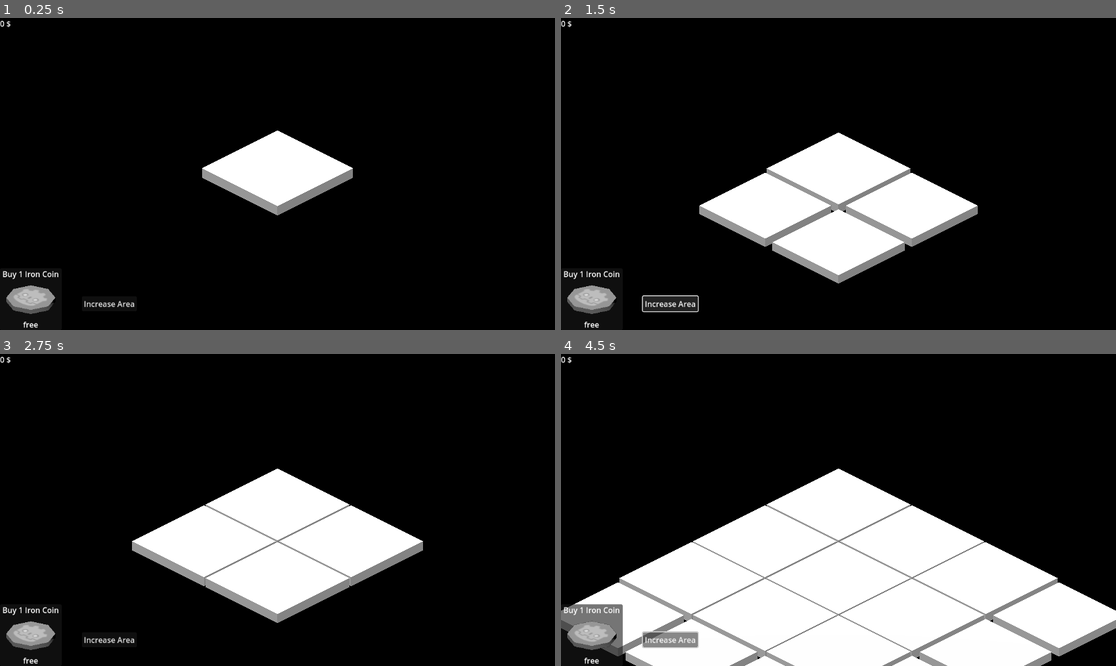
Above: before the commit, frames 1-4 (two rows, left to right).
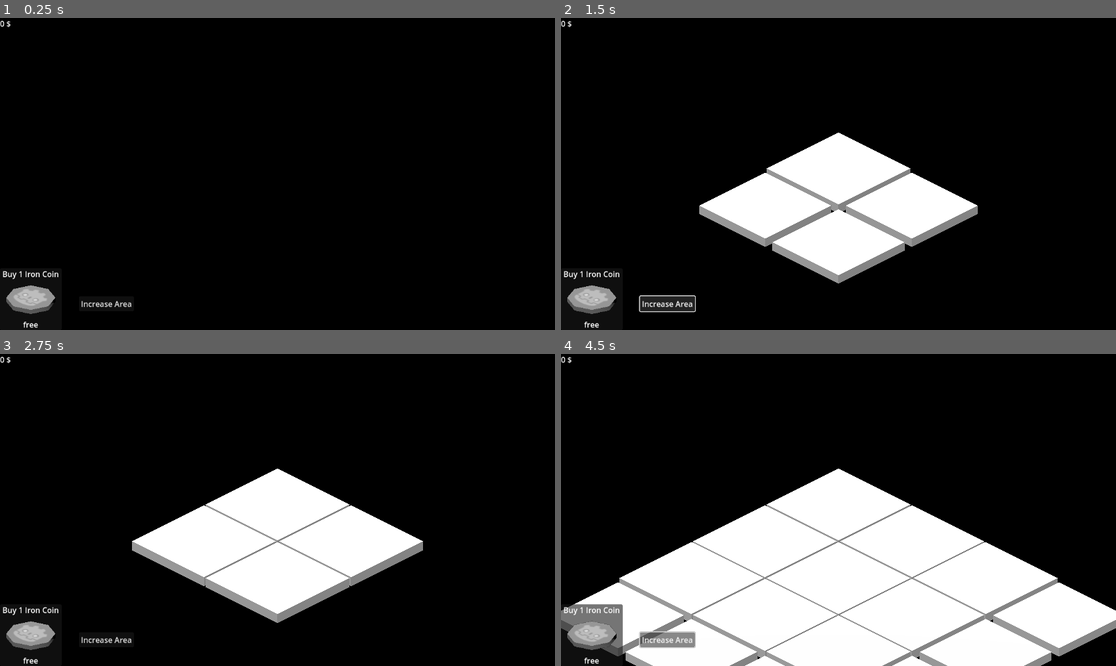
Above: after the commit, the same moments.

Repository: Plagiatus/JulienTest
Game: Godot game, scene res://game.tscn
Two runs of this game, one before a commit and one after it. Both use one fixed random seed, a clock stepped at 60 frames per second and the inputs below.
Inputs:
- Up to frame 1 (0.25 s): no input
- Up to frame 2 (1.5 s): click "Buy 1 Iron Coin" at 0.5 s; click "Increase Area" at 1.25 s
- Up to frame 3 (2.75 s): click "Buy 1 Iron Coin" at 2 s
- Up to frame 4 (4.5 s): click "Increase Area" at 2.75 s; click "Buy 1 Iron Coin" at 3.5 s; click "Increase Area" at 4.25 s

The runs differ from the first frame. In frame 1, 4.3% of the frame differs, in the area x 14-64%, y 36-93%; in frame 2, 0.2%; in frame 3, 0.1%; in frame 4, 0.2%.

Commit message:
export settings & fix area button

Diff:
--- a/source/v2/game.gd
+++ b/source/v2/game.gd
@@ -18,6 +18,7 @@
 		child.queue_free()
 
 	dragged_coin.hide()
+	await get_tree().create_timer(0.5).timeout
 	increase_area()
 
 func _process(_delta: float) -> void:
--- a/source/v2/game.tscn
+++ b/source/v2/game.tscn
@@ -159,11 +159,15 @@
 texture = SubResource("ViewportTexture_eow3j")
 
 [node name="BuyTileButton" type="Button" parent="UI/GameOverlay"]
-layout_mode = 0
-offset_left = 170.0
-offset_top = 578.0
-offset_right = 239.0
-offset_bottom = 609.0
+layout_mode = 1
+anchors_preset = 2
+anchor_top = 1.0
+anchor_bottom = 1.0
+offset_left = 164.0
+offset_top = -70.0
+offset_right = 278.0
+offset_bottom = -39.0
+grow_vertical = 0
 text = "Increase Area"
 
 [node name="CoinUpgrade" type="Control" parent="UI"]
Not shown, added: source/v2/export_presets.cfg
